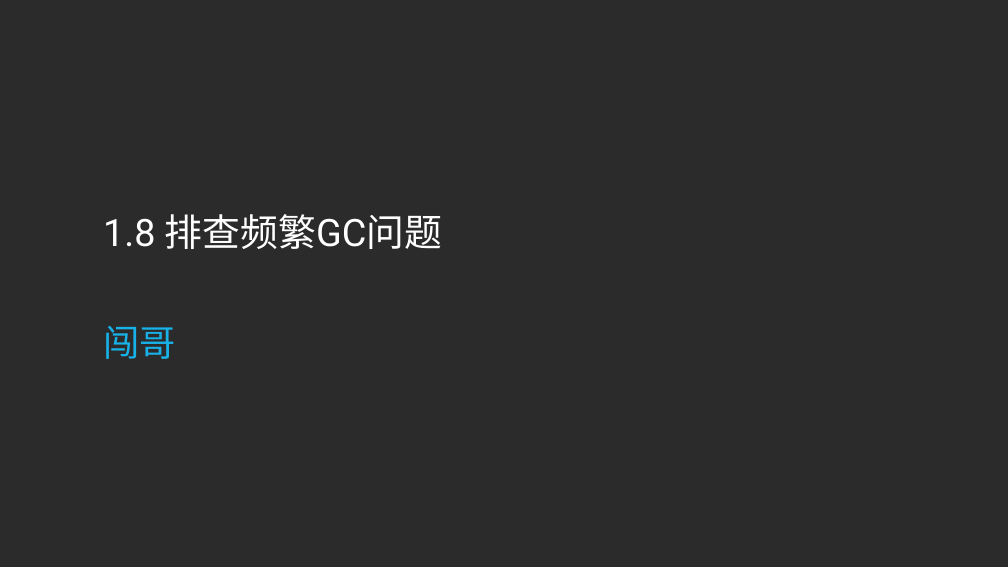
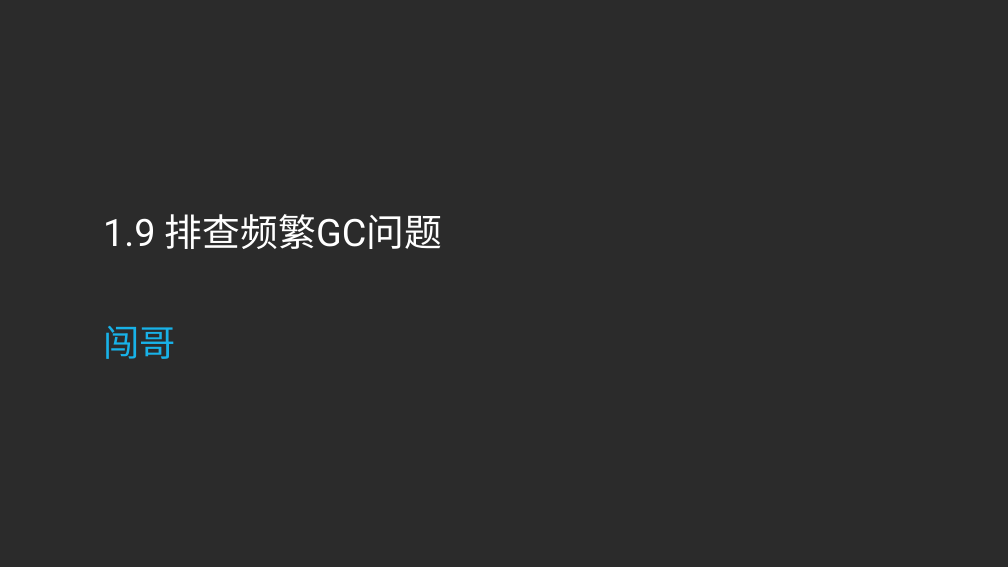
Before and after one commit to sqc157400661/Snail, a slide deck: slide 46 of Go专题系列/性能分析和优化专题/性能分析和优化专题.pptx (slide 28 before the commit). Drawn at 1008x567 pixels with LibreOffice and Linux fonts; fonts in the diff are those of the drawing; background and template pictures are left out; a plain dark background stands for a picture behind light text. Boxes give left, top, right and bottom in pixels: in the first picture for what was removed or moved away, otherwise in the second. Text is boxed around its words. In the diff, an @@ line names an element or a change of style, - is before the commit and + after.

```diff
--- a/Go专题系列/性能分析和优化专题/性能分析和优化专题.pptx
+++ b/Go专题系列/性能分析和优化专题/性能分析和优化专题.pptx
@@ text at bbox=[103, 214, 442, 249]: text changed @@
-1.8 排查频繁GC问题
+1.9 排查频繁GC问题
```
Also in this commit, not shown: 8 other slides changed, 18 slides added, 13 other files.
